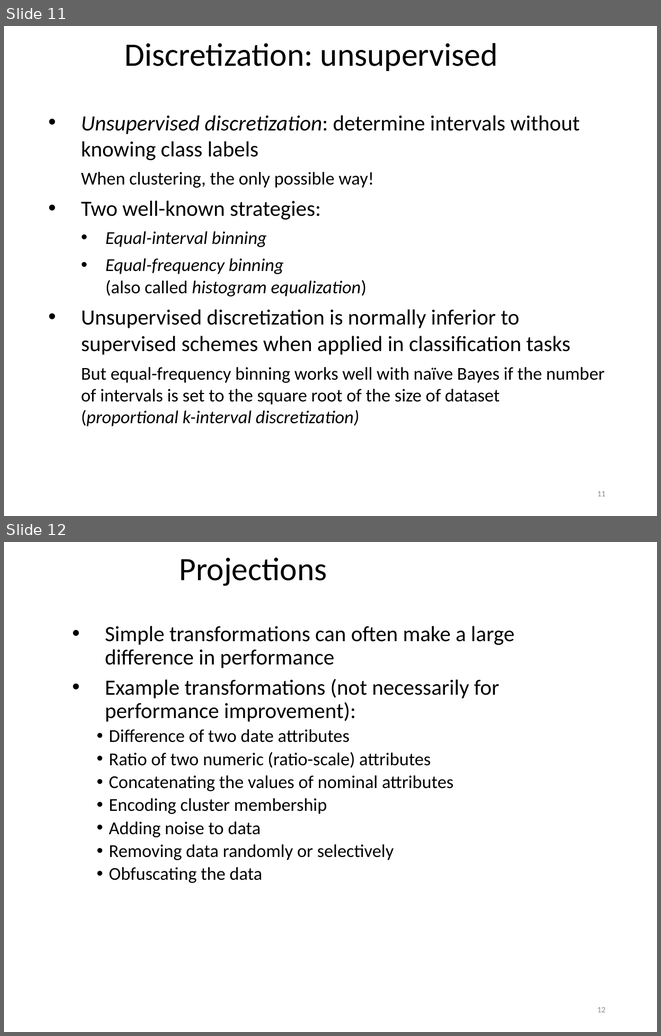
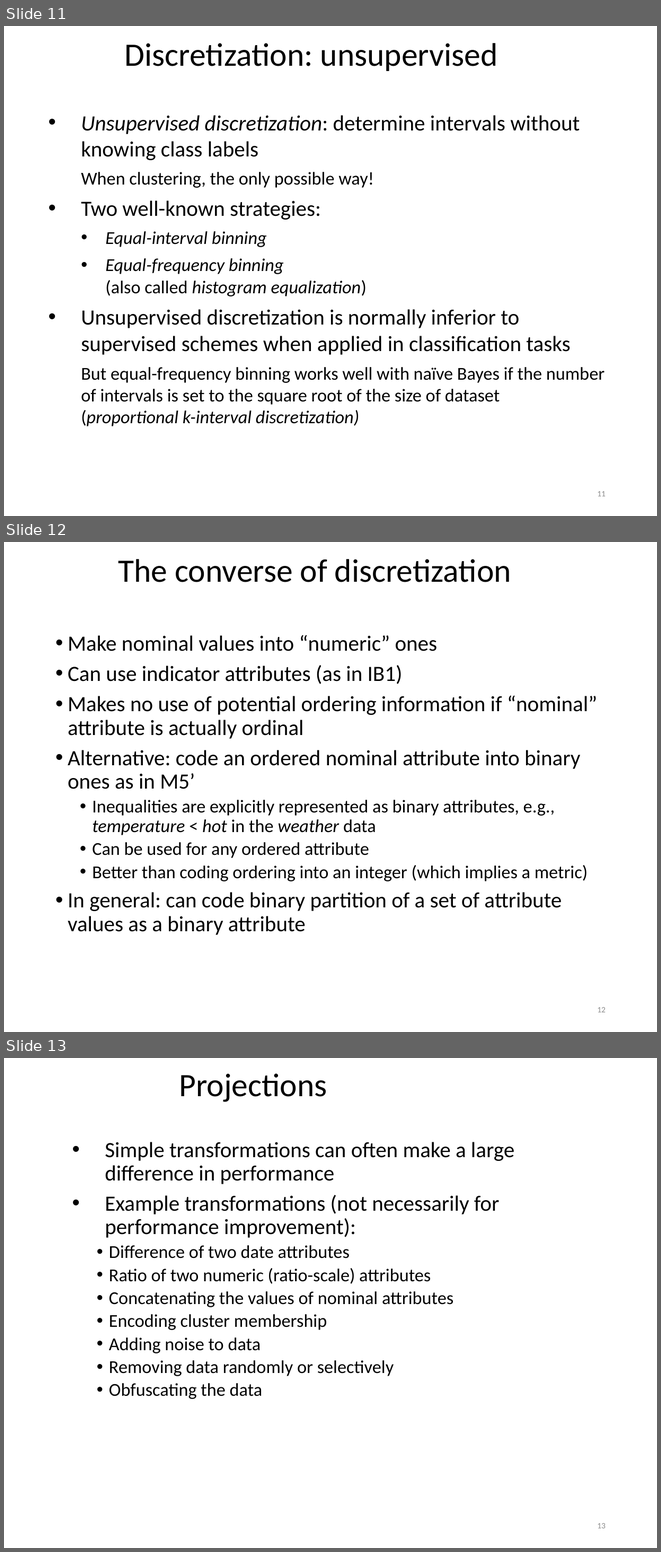
Before and after one commit to khaledmrasheed/khaledmrasheed.github.io, a slide deck: DMcourse/Chapter8.pptx. Shown one above the other, each under a label of ours: slides 11 and 12 before the commit, slides 11, 12 and 13 after it. The pictures are 661x1036 and 661x1552 pixels, drawn with LibreOffice and Linux fonts; fonts in the diff are those of the drawing. Boxes give left, top, right and bottom in pixels: in the first picture for what was removed or moved away, otherwise in the second. Text is boxed around its words. In the diff, an @@ line names an element or a change of style, - is before the commit and + after.

```diff
--- a/DMcourse/Chapter8.pptx
+++ b/DMcourse/Chapter8.pptx
@@ slide 12 added at [4, 542, 657, 1032], background #FFFFFF @@
@@ title added at [118, 559, 511, 582], 36 pt, text #000000 @@
+The converse of discretization
@@ text added at [68, 635, 597, 935], 24 pt, text #000000 @@
+• Make nominal values into “numeric” ones
+• Can use indicator attributes (as in IB1)
+• Makes no use of potential ordering information if “nominal” attribute is actually ordinal
+• Alternative: code an ordered nominal attribute into binary ones as in M5’
+  • Inequalities are explicitly represented as binary attributes, e.g., temperature < hot in the weather data
+  • Can be used for any ordered attribute
+  • Better than coding ordering into an integer (which implies a metric)
+• In general: can code binary partition of a set of attribute values as a binary attribute
@@ page number added at [597, 1007, 606, 1012], 9 pt, text #8C8C8C @@
+12
@@ what was slide 12 is now slide 13 @@
@@ page number at [597, 1523, 606, 1528]: text changed @@
-12
+13
```
Also in this commit, not shown: 7 other slides added.
